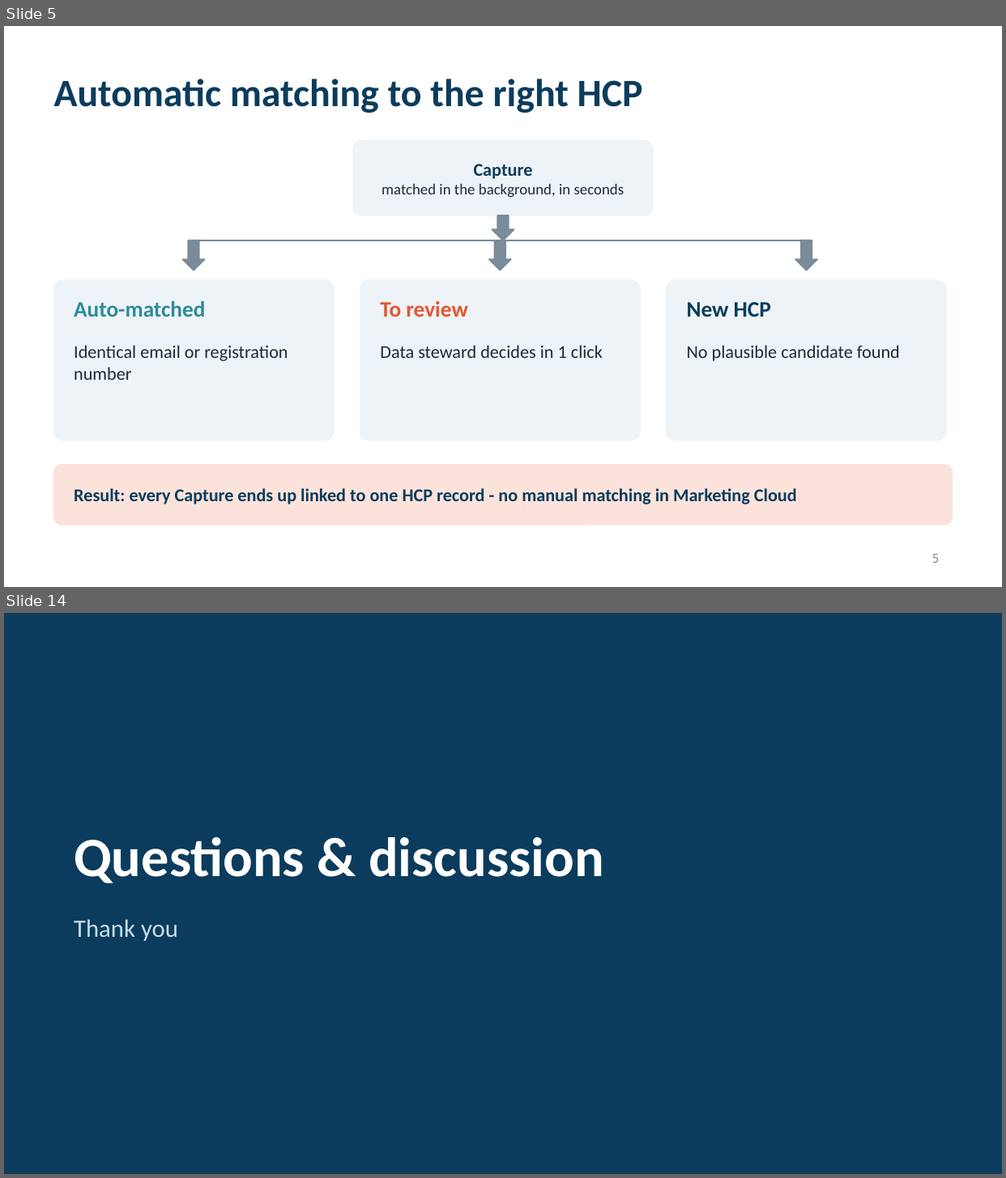
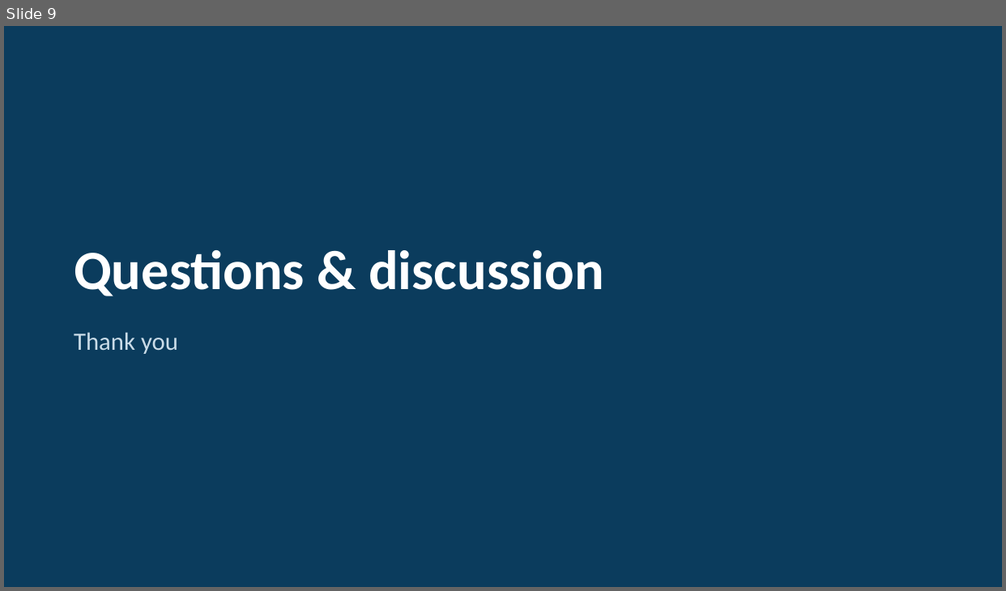
Before and after one commit to patrik8585/claude, a slide deck: slides/France_CBU_Congress_Solution.pptx. Shown one above the other, each under a label of ours: slides 5 and 14 before the commit, slide 9 after it; the slides between them are not shown. The pictures are 1006x1178 and 1006x591 pixels, drawn with LibreOffice and Linux fonts; fonts in the diff are those of the drawing. Boxes give left, top, right and bottom in pixels: in the first picture for what was removed or moved away, otherwise in the second. Text is boxed around its words. In the diff, an @@ line names an element or a change of style, - is before the commit and + after.

```diff
--- a/slides/France_CBU_Congress_Solution.pptx
+++ b/slides/France_CBU_Congress_Solution.pptx
@@ slide 5 removed at (4, 26, 1002, 587), background #FFFFFF @@
@@ title removed at (54, 79, 643, 113) @@
-Automatic matching to the right HCP
@@ rounded rectangle removed at (353, 141, 653, 216) @@
@@ text removed at (381, 164, 624, 198) @@
-Capture
-matched in the background, in seconds
@@ down arrow removed at (492, 216, 514, 241) @@
@@ down arrow removed at (183, 241, 205, 271) @@
@@ line removed from (194, 241) to (812, 241) @@
@@ down arrow removed at (489, 241, 511, 271) @@
@@ down arrow removed at (795, 241, 817, 271) @@
@@ rounded rectangle removed at (54, 280, 334, 440) @@
@@ rounded rectangle removed at (360, 280, 640, 440) @@
@@ rounded rectangle removed at (667, 280, 946, 440) @@
@@ text removed at (74, 301, 205, 317) @@
-Auto-matched
@@ text removed at (380, 301, 468, 317) @@
-To review
@@ text removed at (687, 302, 771, 317) @@
-New HCP
@@ text removed at (74, 345, 288, 380) @@
-Identical email or registration number
@@ text removed at (380, 345, 603, 358) @@
-Data steward decides in 1 click
@@ text removed at (687, 345, 900, 361) @@
-No plausible candidate found
@@ rounded rectangle removed at (54, 465, 952, 525) @@
@@ text removed at (74, 489, 797, 505) @@
-Result: every Capture ends up linked to one HCP record - no manual matching in Marketing Cloud
@@ page number removed at (932, 554, 940, 563) @@
-5
@@ what was slide 14 is now slide 9 @@
```
Also in this commit, not shown: 4 slides changed, 4 slides added, 8 other slides removed.
